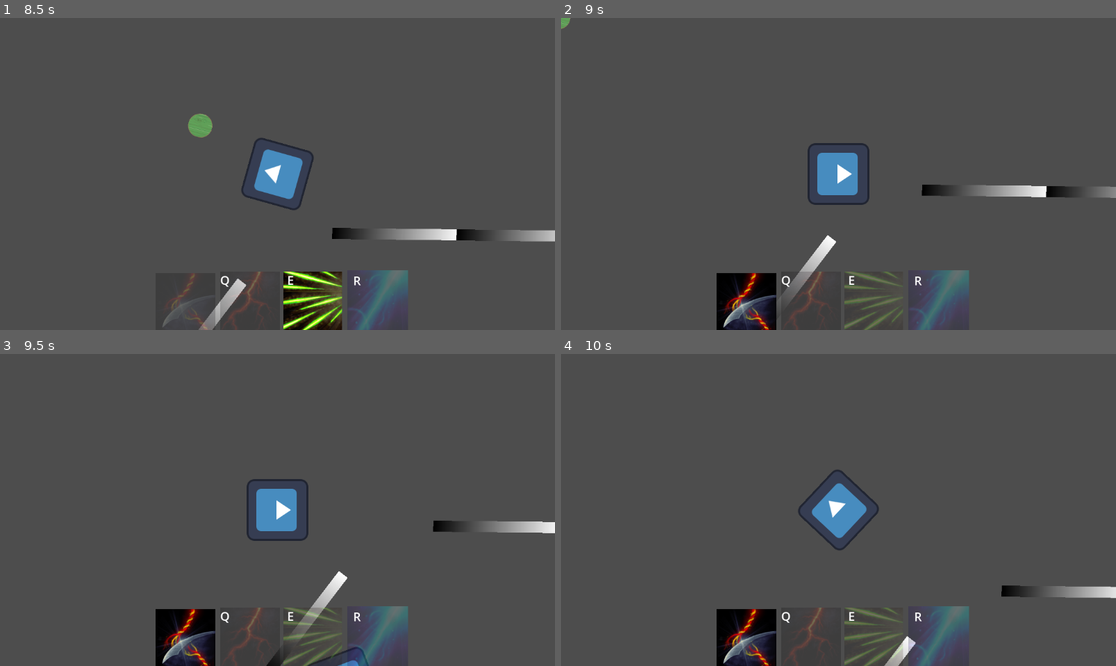
Above: before the commit, frames 1-4 (two rows, left to right).
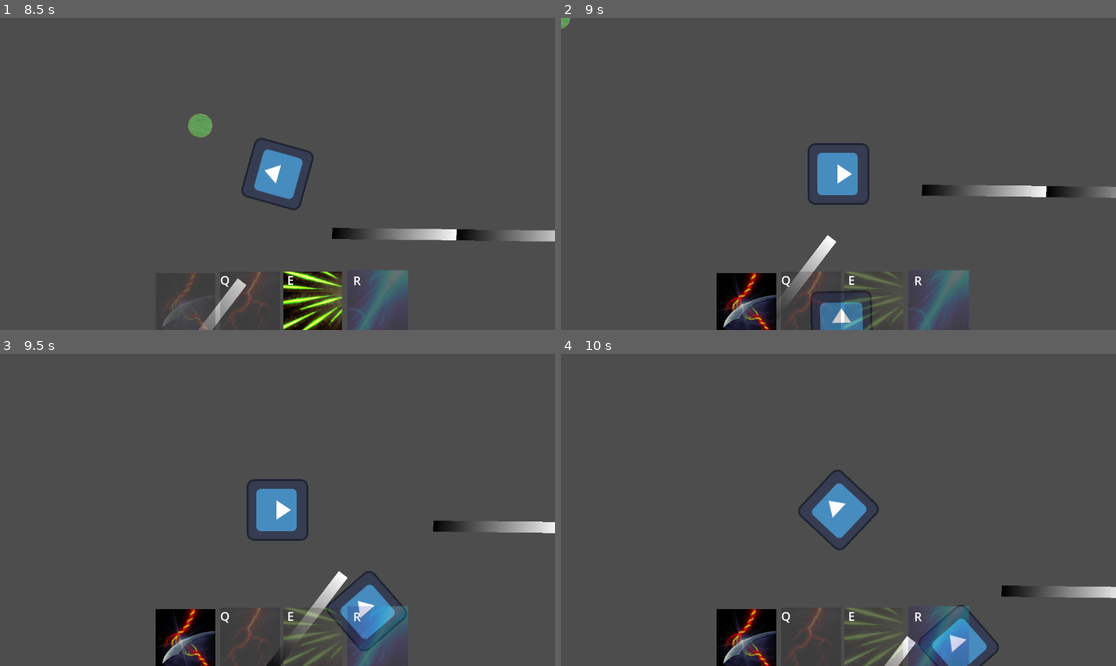
Above: after the commit, the same moments.

Repository: EamonnMR/chrome-crusher
Game: Godot game, scene res://Main.tscn
The game is run twice, just before and just after one commit, with the same random seed, the same clock (stepped at 60 frames per second) and the same inputs. The engine's default icon, where the game draws it, is replaced by a stand-in: a white triangle on a blue panel in a dark square.
Inputs (mouse positions are in pixels of both pictures, inside the frame that each line leads up to):
- Up to frame 1 (8.5 s): tap Enter at 0.5, 3.5 s; move the mouse to (249, 236) at 0.52 s; press the mouse at (249, 236) at 0.53 s; hold W 0.53-2.03 s; move the mouse to (444, 220) at 1.27 s; release the mouse at (444, 220) at 1.28 s; right-click (444, 220) at 1.35 s; click (444, 220) at 1.55 s; move the mouse to (111, 127) at 2.02 s; press the mouse at (111, 127) at 2.03 s; hold A 2.03-3.53 s; tap Space at 2.75, 6.5 s; move the mouse to (305, 174) at 2.77 s; release the mouse at (305, 174) at 2.78 s; tap Q at 2.85, 7.35 s; click (305, 174) at 3.05 s; move the mouse to (194, 96) at 3.52 s; hold S 3.53-4.28 s; hold E 3.53-4.28 s; click (194, 96) at 3.8 s; move the mouse to (399, 158) at 4.27 s; hold D 4.28-5.03 s; tap R at 4.35 s; click (399, 158) at 4.55 s; move the mouse to (166, 189) at 5.02 s; press the mouse at (166, 189) at 5.03 s; hold W 5.03-5.78 s; move the mouse to (333, 105) at 5.77 s; release the mouse at (333, 105) at 5.78 s; hold D 5.78-8.03 s; right-click (333, 105) at 5.85 s; click (333, 105) at 6.05 s; move the mouse to (249, 236) at 6.52 s; press the mouse at (249, 236) at 6.53 s; move the mouse to (444, 220) at 7.27 s; release the mouse at (444, 220) at 7.28 s; click (444, 220) at 7.55 s; move the mouse to (111, 127) at 8.02 s; hold S from 8.03 s (still down); hold E from 8.03 s (still down); click (111, 127) at 8.3 s
- Up to frame 2 (9 s): move the mouse to (866, 174) at 8.77 s; release S at 8.78 s; release E at 8.78 s; hold A from 8.78 s (still down); tap R at 8.85 s
- Up to frame 3 (9.5 s): keep holding A; click (305, 510) at 9.05 s
- Up to frame 4 (10 s): move the mouse to (755, 432) at 9.52 s; release A at 9.53 s; press the mouse at (755, 432) at 9.53 s; hold W from 9.53 s (still down)

Frame 1 is identical in both runs. In frame 2, 0.8% of the frame differs, in the area x 44-57%, y 87-100%; in frame 3, 1.4%, in the area x 55-74%, y 69-100%; in frame 4, 1.2%.

Commit message:
NPC now charges player

Diff:
--- a/Foe.gd
+++ b/Foe.gd
@@ -1,6 +1,6 @@
 extends CharacterBody2D
 
-const SPEED = 100.0
+const SPEED = 280.0
 const JUMP_VELOCITY = -400.0
 
 var players_in_detect_radius = []
@@ -75,3 +75,7 @@
 func _on_detect_area_body_exited(body):
 	if body in get_tree().get_nodes_in_group("players"):
 		players_in_detect_radius.erase(body)
+
+func _on_melee_weapon_object_in_threat_range(object):
+	if object == target:
+		$MeleeWeapon.shoot()
--- a/component/Weapon.gd
+++ b/component/Weapon.gd
@@ -6,13 +6,20 @@
 
 @export_flags_2d_physics var mask: int
 
+signal object_in_threat_range(object)
+
+var cooldown:bool = false
+
 func _ready():
 	$MeleeArea.collision_mask = mask
 
 func shoot():
-	for body in in_melee_area:
-		if body.has_method("damage"):
-			body.damage(color)
+	if not cooldown:
+		_start_cooldown()
+		#todo: Animation
+		for body in in_melee_area:
+			if body.has_method("damage"):
+				body.damage(color)
 
 func block():
 	pass
@@ -20,7 +27,15 @@
 
 func _on_melee_area_body_entered(body):
 	in_melee_area.append(body)
+	object_in_threat_range.emit(body)
 
 
 func _on_melee_area_body_exited(body):
 	in_melee_area.erase(body)
+
+func _start_cooldown():
+	cooldown = true
+	$Cooldown.start()
+
+func _on_cooldown_timeout():
+	cooldown = false
--- a/component/melee_weapon.tscn
+++ b/component/melee_weapon.tscn
@@ -19,5 +19,8 @@
 rotation = -1.55666
 shape = SubResource("CapsuleShape2D_4w284")
 
+[node name="Cooldown" type="Timer" parent="."]
+
 [connection signal="body_entered" from="MeleeArea" to="." method="_on_melee_area_body_entered"]
 [connection signal="body_exited" from="MeleeArea" to="." method="_on_melee_area_body_exited"]
+[connection signal="timeout" from="Cooldown" to="." method="_on_cooldown_timeout"]
--- a/entities/foe.tscn
+++ b/entities/foe.tscn
@@ -30,5 +30,6 @@
 [node name="CollisionShape2D" type="CollisionShape2D" parent="DetectArea"]
 shape = SubResource("CircleShape2D_r4bqt")
 
+[connection signal="object_in_threat_range" from="MeleeWeapon" to="." method="_on_melee_weapon_object_in_threat_range"]
 [connection signal="body_entered" from="DetectArea" to="." method="_on_detect_area_body_entered"]
 [connection signal="body_exited" from="DetectArea" to="." method="_on_detect_area_body_exited"]
